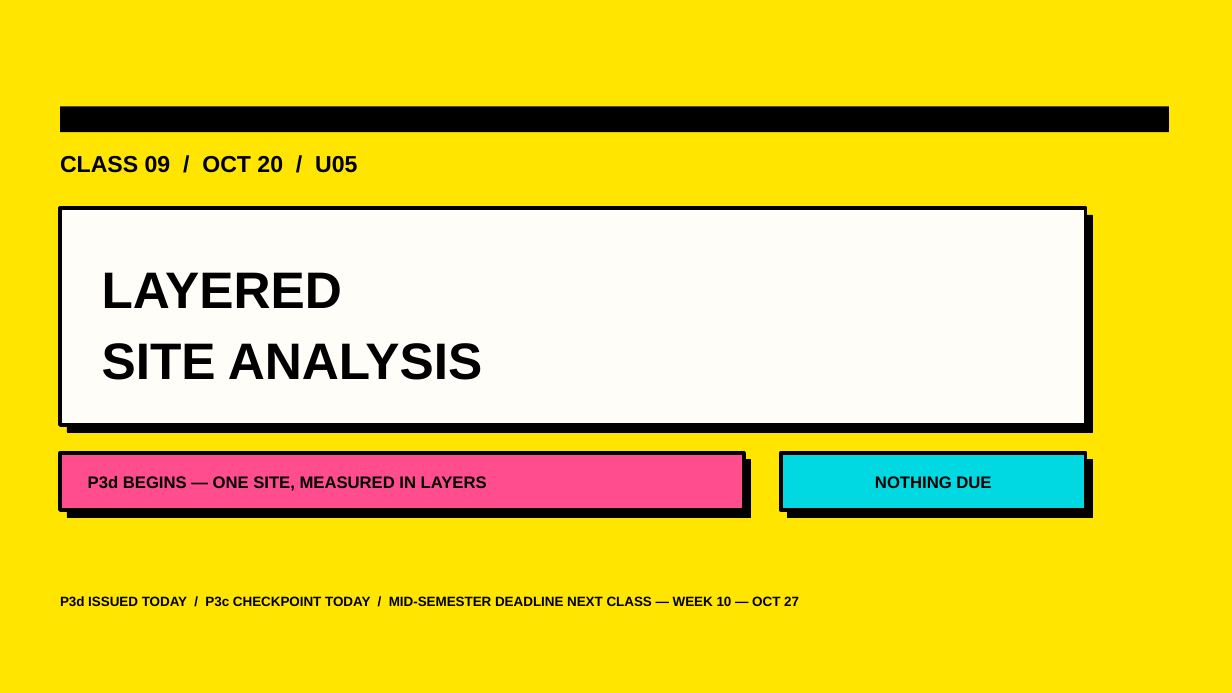
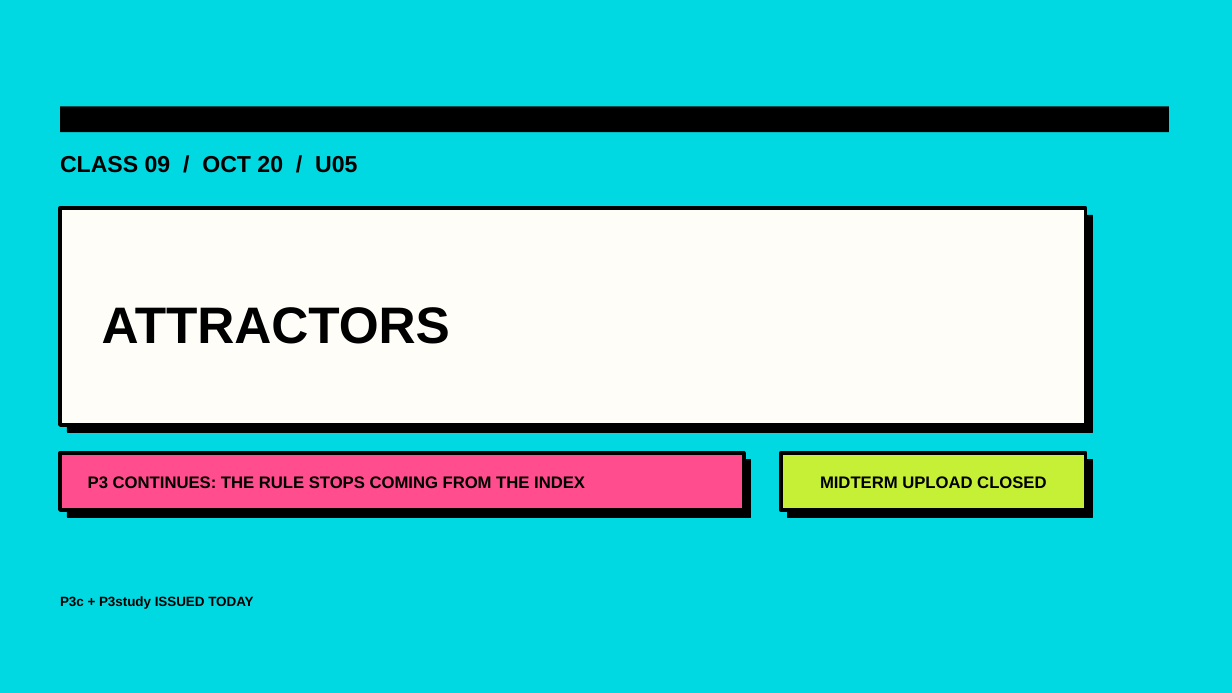
Before and after one commit to luigipacheco/arc3133, a slide deck: slide 1 of slides/ARC3133_Class09.pptx. Drawn at 1232x693 pixels with LibreOffice and Linux fonts; fonts in the diff are those of the drawing. Boxes give left, top, right and bottom in pixels: in the first picture for what was removed or moved away, otherwise in the second. Text is boxed around its words. In the diff, an @@ line names an element or a change of style, - is before the commit and + after.

```diff
--- a/slides/ARC3133_Class09.pptx
+++ b/slides/ARC3133_Class09.pptx
@@ background #FFE500 to #00D9E1 @@
@@ text at <box>102,307,450,344</box>: text changed @@
-LAYERED
-SITE ANALYSIS
+ATTRACTORS
@@ text at <box>88,476,585,488</box>: text changed @@
-P3d BEGINS — ONE SITE, MEASURED IN LAYERS
+P3 CONTINUES: THE RULE STOPS COMING FROM THE INDEX
@@ rectangle at <box>781,453,1086,510</box>: fill #00D9E1 to #C6F035 @@
@@ text at <box>820,476,1046,488</box>: text changed @@
-NOTHING DUE
+MIDTERM UPLOAD CLOSED
@@ text at <box>60,596,253,609</box>: text changed @@
-P3d ISSUED TODAY / P3c CHECKPOINT TODAY / MID-SEMESTER DEADLINE NEXT CLASS — WEEK 10 — OCT 27
+P3c + P3study ISSUED TODAY
```
Also in this commit, not shown: 4 other slides changed, 7 slides added, 7 slides removed, 19 other files.
